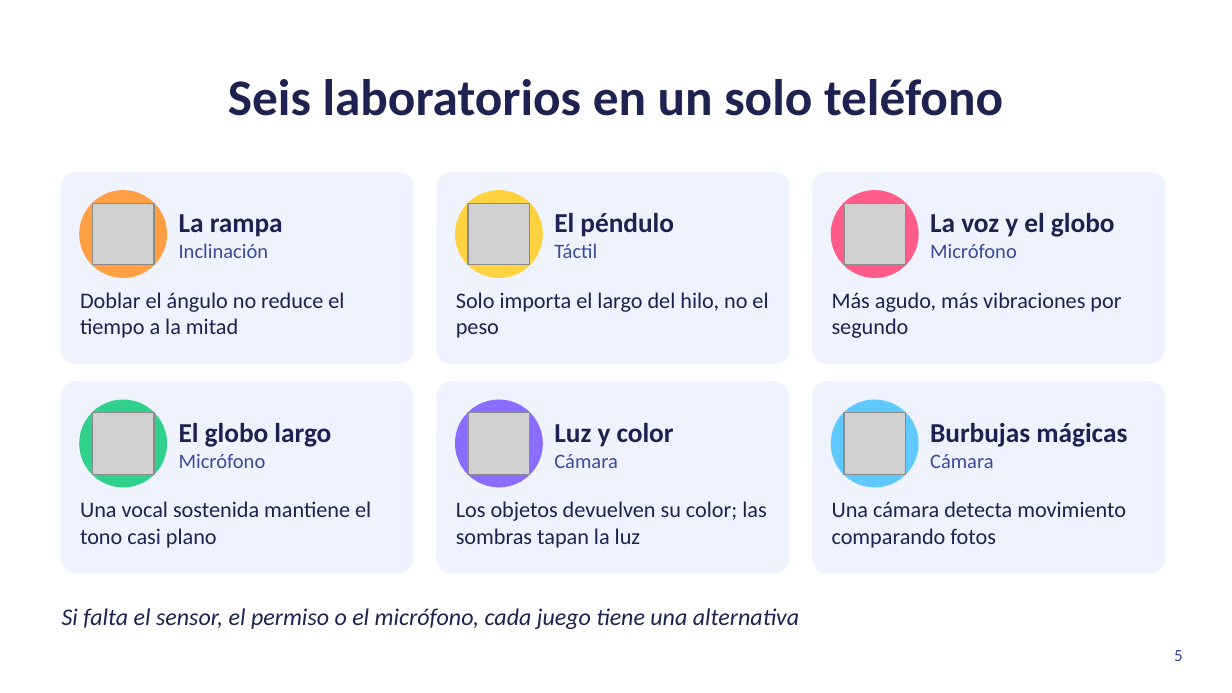
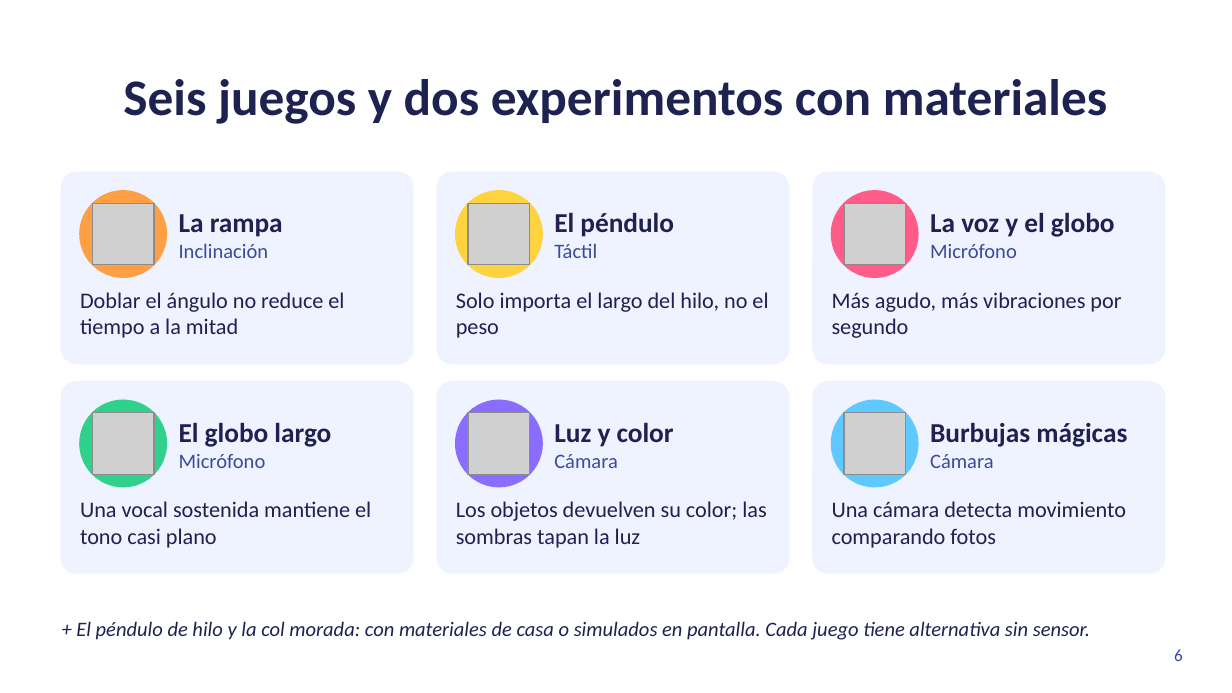
Before and after one commit to danielvaldess/chispa-lab, a slide deck: slide 6 of docs/presentacion/Chispa-Lab-hack4edu-2026.pptx (slide 5 before the commit). Drawn at 1232x693 pixels with LibreOffice and Linux fonts; fonts in the diff are those of the drawing; grey boxes stand for pictures. Boxes give left, top, right and bottom in pixels: in the first picture for what was removed or moved away, otherwise in the second. Text is boxed around its words. In the diff, an @@ line names an element or a change of style, - is before the commit and + after.

```diff
--- a/docs/presentacion/Chispa-Lab-hack4edu-2026.pptx
+++ b/docs/presentacion/Chispa-Lab-hack4edu-2026.pptx
@@ title at (123, 79, 1107, 124): text changed @@
-Seis laboratorios en un solo teléfono
+Seis juegos y dos experimentos con materiales
@@ text at (76, 621, 1090, 640): text changed; size 14 to 12 pt @@
-Si falta el sensor, el permiso o el micrófono, cada juego tiene una alternativa
++ El péndulo de hilo y la col morada: con materiales de casa o simulados en pantalla. Cada juego tiene alternativa sin sensor.
@@ page number at (1174, 649, 1183, 661): text changed @@
-5
+6
```
Also in this commit, not shown: 5 other slides changed, 1 slide added, 14 other files.
